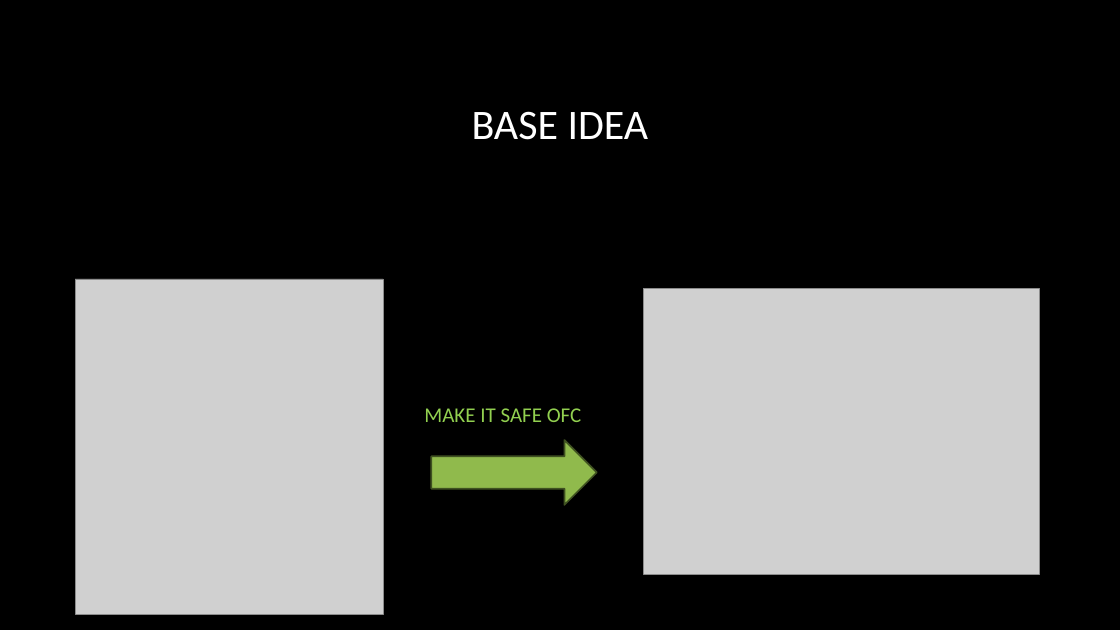
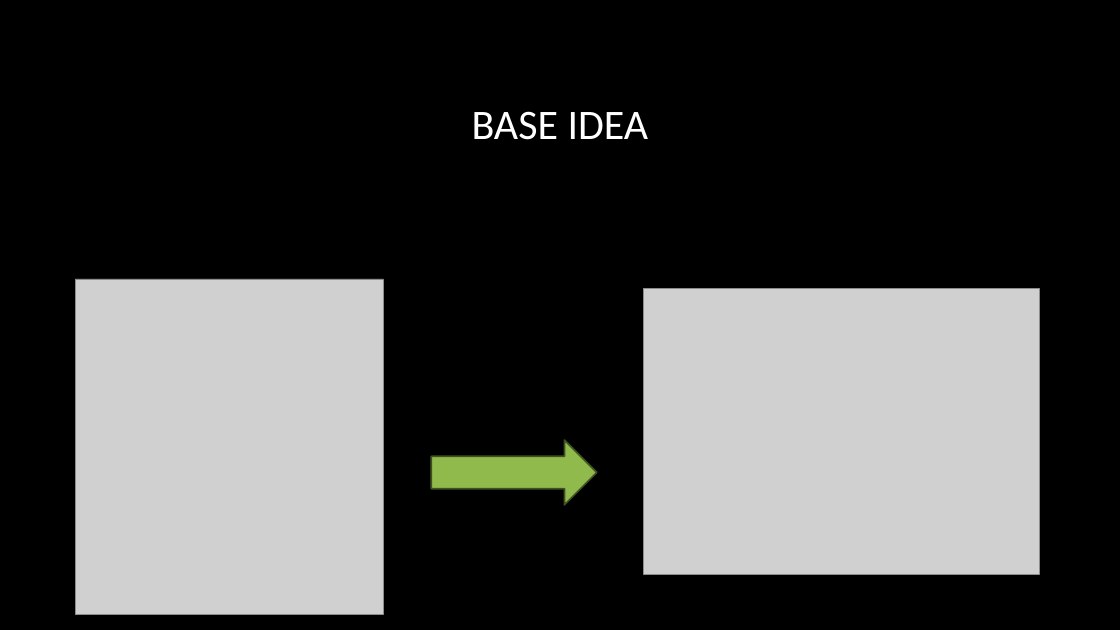
Before and after one commit to Adrellan/CubicDarts, a slide deck: slide 2 of cubic_darts.pptx. Drawn at 1120x630 pixels with LibreOffice and Linux fonts; fonts in the diff are those of the drawing; grey boxes stand for pictures; background and template pictures are left out. Boxes give left, top, right and bottom in pixels: in the first picture for what was removed or moved away, otherwise in the second. Text is boxed around its words. In the diff, an @@ line names an element or a change of style, - is before the commit and + after.

```diff
--- a/cubic_darts.pptx
+++ b/cubic_darts.pptx
@@ text removed at box(424, 408, 582, 422) @@
-MAKE IT SAFE OFC
```
Also in this commit, not shown: 3 other slides changed, 2 slides added, 2 slides removed, 2 other files.
